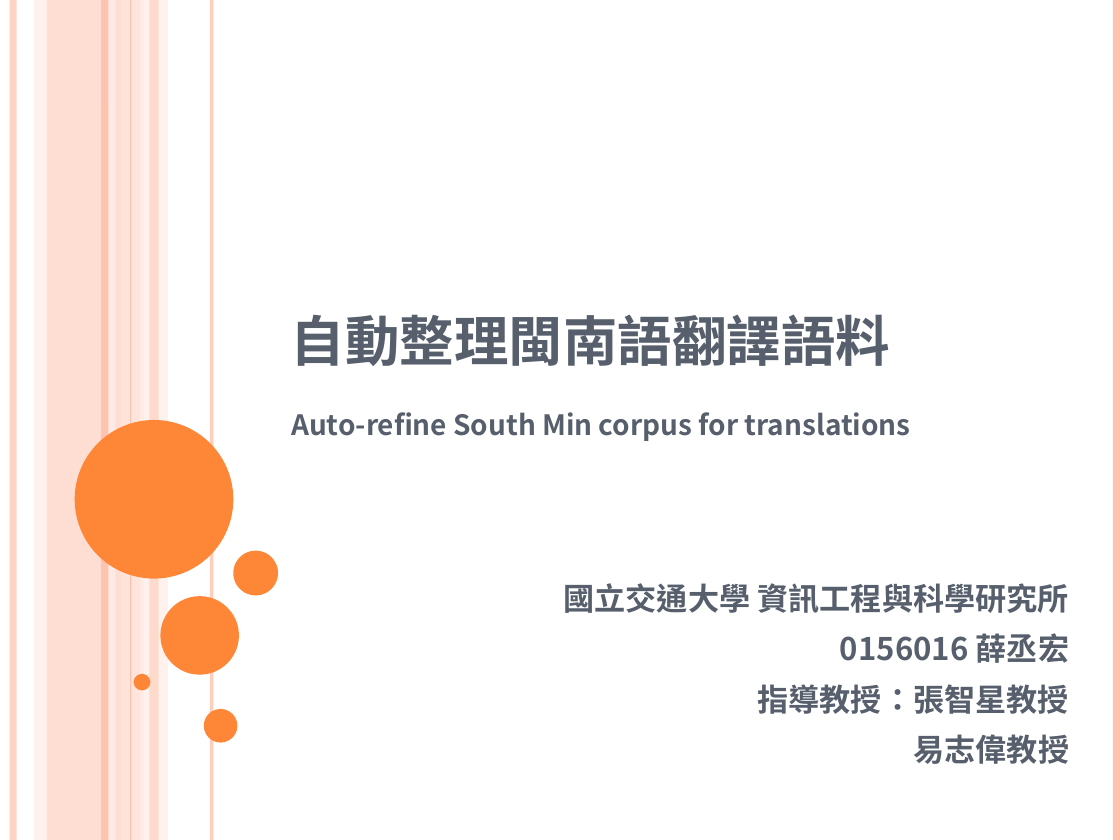
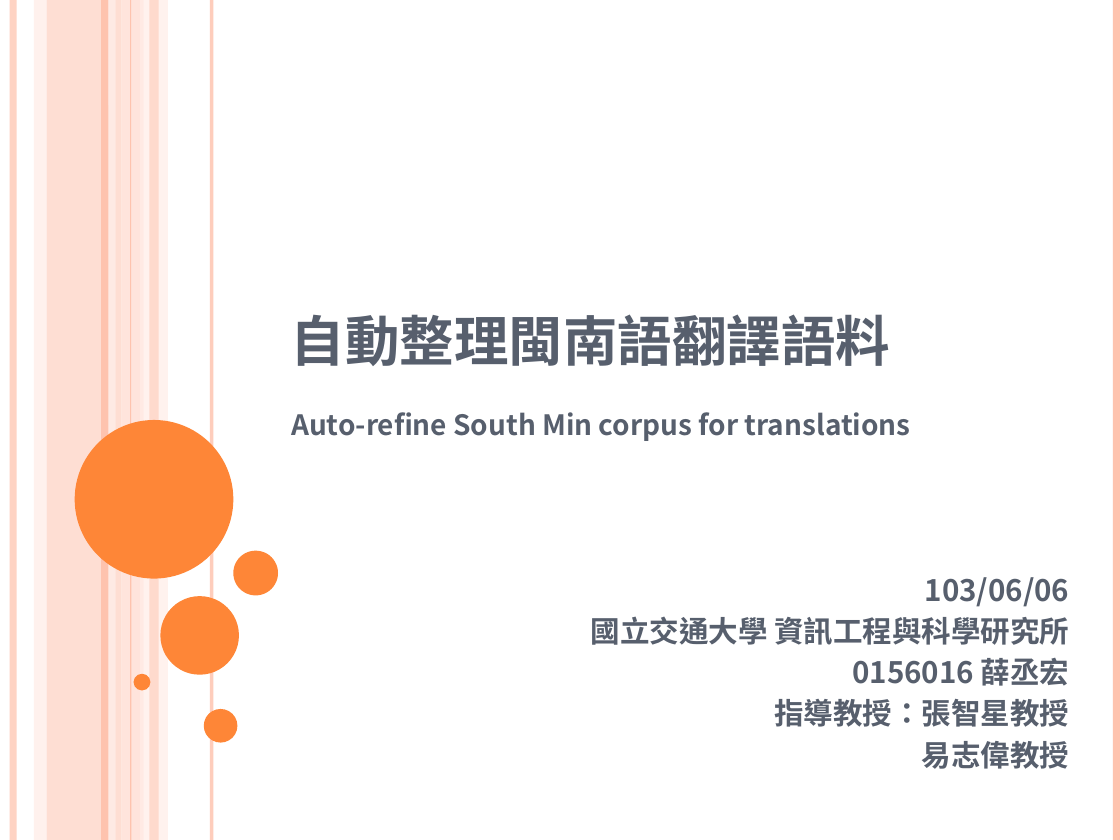
Before and after one commit to sih4sing5hong5/po3-ko3_tau5-iann2-phinn3, a slide deck: slide 1 of 翻譯報告.ppt. Drawn at 1120x840 pixels with LibreOffice and Linux fonts; fonts in the diff are those of the drawing; background and template pictures are left out. Boxes give left, top, right and bottom in pixels: in the first picture for what was removed or moved away, otherwise in the second. Text is boxed around its words. In the diff, an @@ line names an element or a change of style, - is before the commit and + after.

Commit message:
順第四五節 丞宏

```diff
--- a/翻譯報告.ppt
+++ b/翻譯報告.ppt
@@ text at <box>925,577,1070,607</box>: paragraph added @@
+103/06/06
@@ text at <box>591,617,1069,769</box>: size 20 to 19 pt in "國立交通大學 資訊工程與科學研究所", "0156016 薛丞宏", "指導教授：張智星教授", "易志偉教授"; line spacing 1.1 to 0.9 @@
```
Also in this commit, not shown: 11 other slides changed, 1 slide added.
